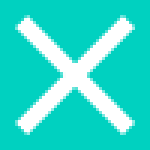
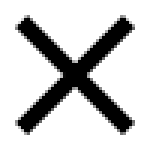
Revision of a layered 150px x 150px image; what changed, layer by layer:
hid "close button" over 0, 0, 150, 150
